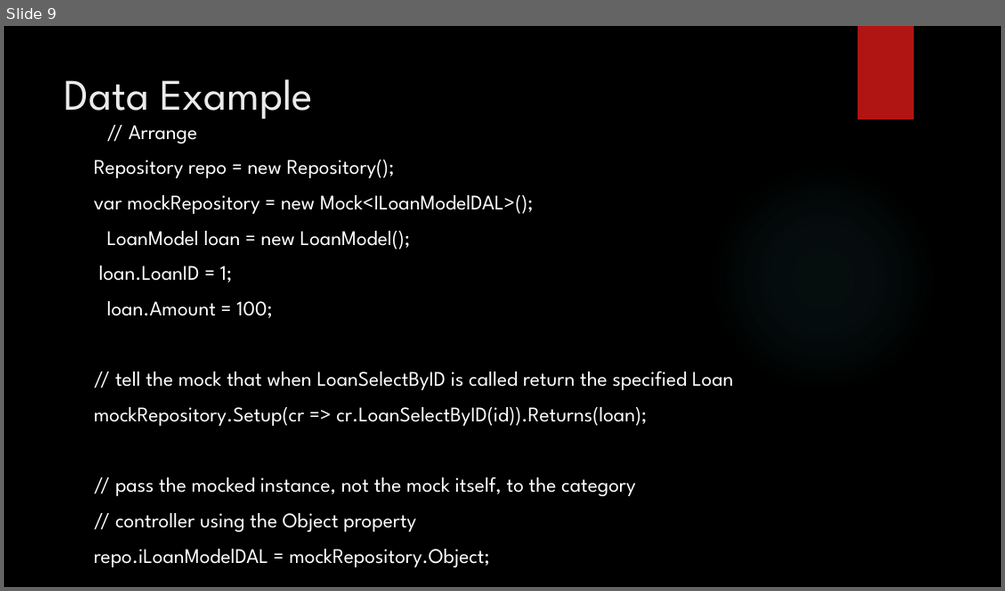
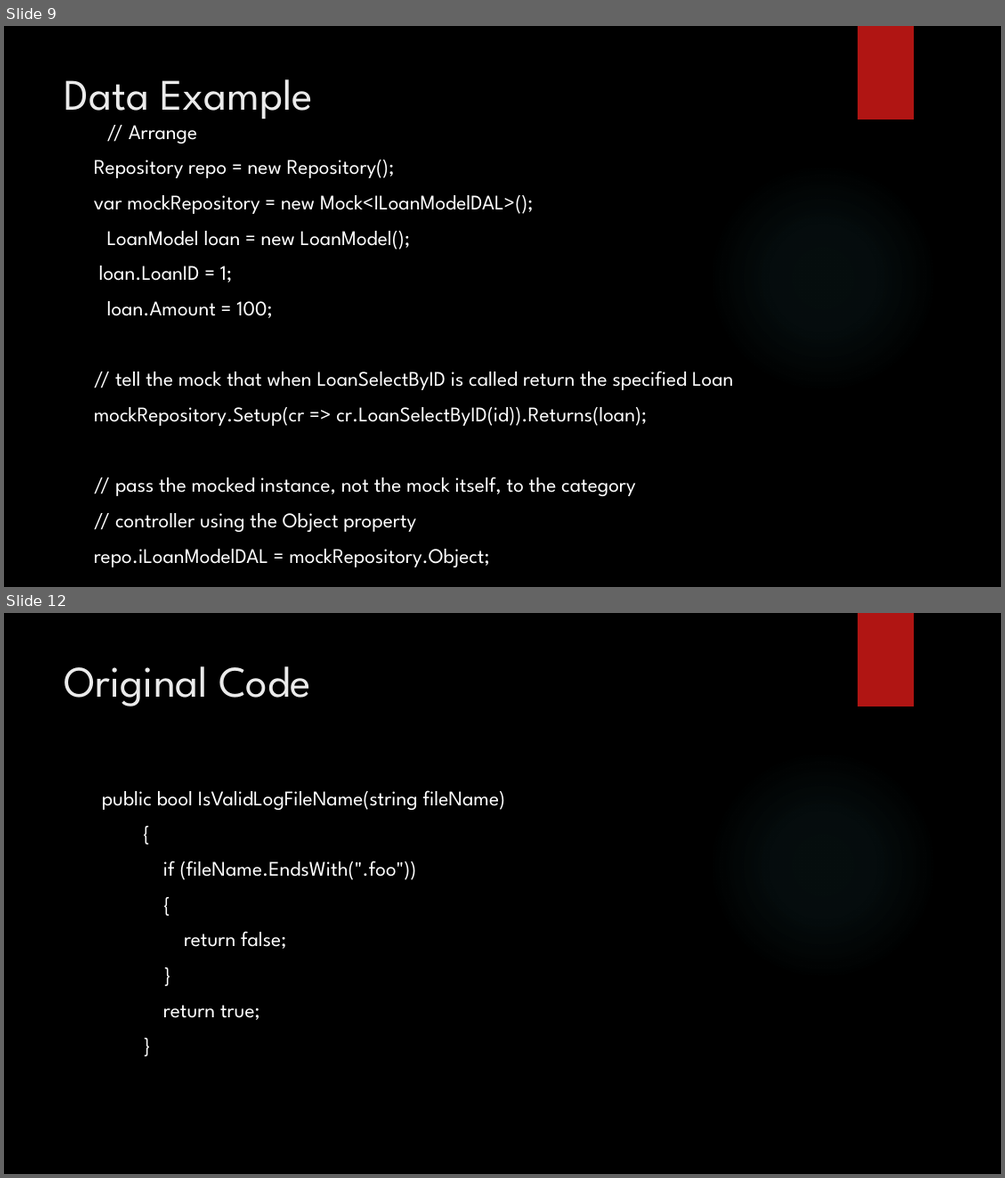
Before and after one commit to aeroradish/dotnet.unittestpresentation, a slide deck: UnitTestPresentation.pptx. Shown one above the other, each under a label of ours: slide 9 before the commit, slides 9 and 12 after it; the slides between them are not shown. The pictures are 1005x591 and 1005x1178 pixels, drawn with LibreOffice and Linux fonts; fonts in the diff are those of the drawing; background and template pictures are left out. Boxes give left, top, right and bottom in pixels: in the first picture for what was removed or moved away, otherwise in the second. Text is boxed around its words. In the diff, an @@ line names an element or a change of style, - is before the commit and + after.

```diff
--- a/UnitTestPresentation.pptx
+++ b/UnitTestPresentation.pptx
@@ slide 12 added at (x1=4, y1=613, x2=1001, y2=1174), background picture (left out); not listed: 2 template elements that a slide beside it also shows @@
@@ title added at (x1=65, y1=666, x2=311, y2=706), 42 pt, text #EBEBEB @@
+Original Code
@@ text added at (x1=102, y1=790, x2=506, y2=1020), 20 pt, text #FFFFFF @@
+public bool IsValidLogFileName(string fileName)
+{
+if (fileName.EndsWith(".foo"))
+{
+return false;
+}
+return true;
+}
```
Also in this commit, not shown: 3 slides changed, 6 other slides added, 1 other file.
